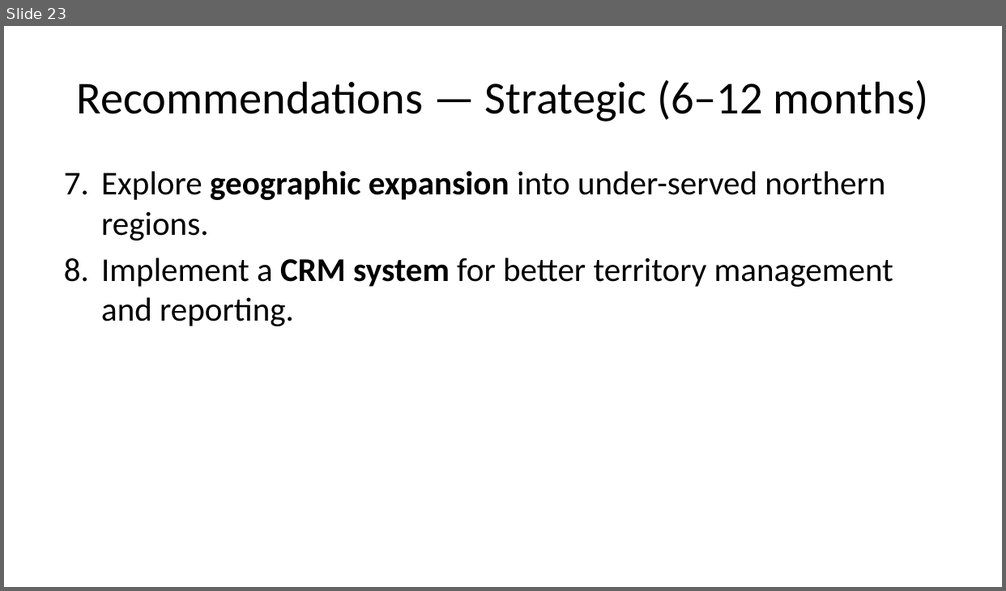
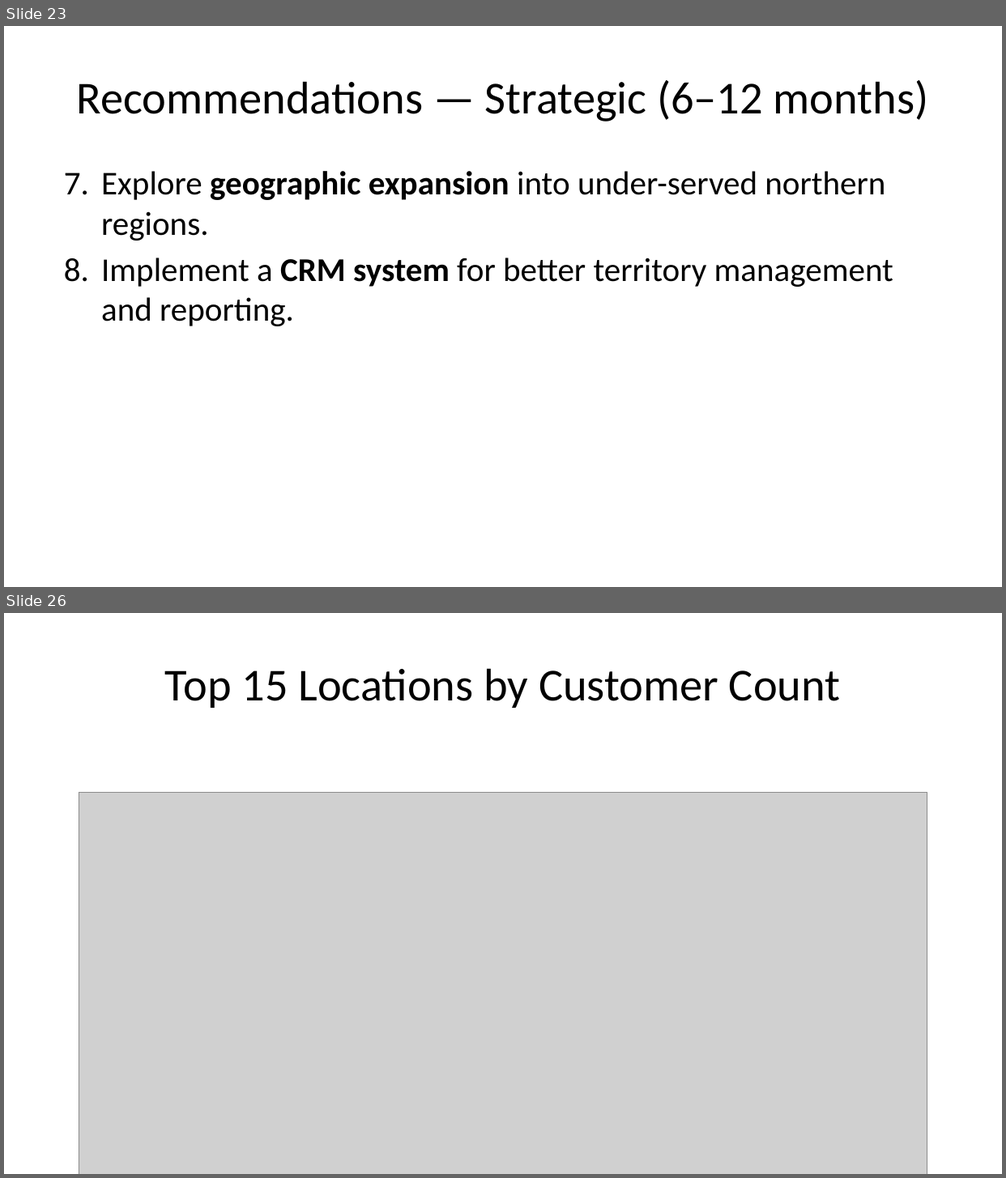
Before and after one commit to Akinbamioluwashola/Agro-bar-analysis, a slide deck: CEO_Presentation_PPTX.pptx. Shown one above the other, each under a label of ours: slide 23 before the commit, slides 23 and 26 after it; the slides between them are not shown. The pictures are 1006x591 and 1006x1178 pixels, drawn with LibreOffice and Linux fonts; fonts in the diff are those of the drawing; grey boxes stand for pictures. Boxes give left, top, right and bottom in pixels: in the first picture for what was removed or moved away, otherwise in the second. Text is boxed around its words. In the diff, an @@ line names an element or a change of style, - is before the commit and + after.

```diff
--- a/CEO_Presentation_PPTX.pptx
+++ b/CEO_Presentation_PPTX.pptx
@@ slide 26 added at [4,613,1002,1174], background #FFFFFF @@
@@ title added at [165,668,840,708], 33 pt, text #000000 @@
+Top 15 Locations by Customer Count
@@ picture added at [79,793,927,1174] @@
```
Also in this commit, not shown: 1 slide changed, 8 other slides added, 1 other file.
